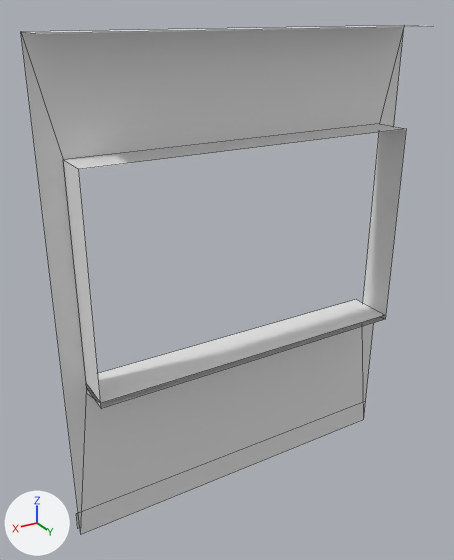
Two versions of the FBX model Assets/Models/Layout/WallWindowFrame.fbx, one commit apart.
Before and after are seen from a camera (50 mm lens) standing at (12.65, 2.4, 2.58) and looking at (11.09, -0.2, 1.28). The lights are fixed; the arrows at lower left show +X, +Y and +Z. Mesh edges are drawn as thin lines. Where no turn or scale is listed for an object, it has been applied to the vertices.

The older version as bpy lines, for what is in view:
```python
me_wallwindowframe = bpy.data.meshes.new('WallWindowFrame')
me_wallwindowframe.from_pydata(...)  # 26 vertices, 15 faces; spans x -1.0..1.0, y -0.26..0.0, z 0.0..2.5
ob_wallwindowframe = bpy.data.objects.new('WallWindowFrame', me_wallwindowframe)
ob_wallwindowframe.location = (11.0, 0.0, 0.0)
```
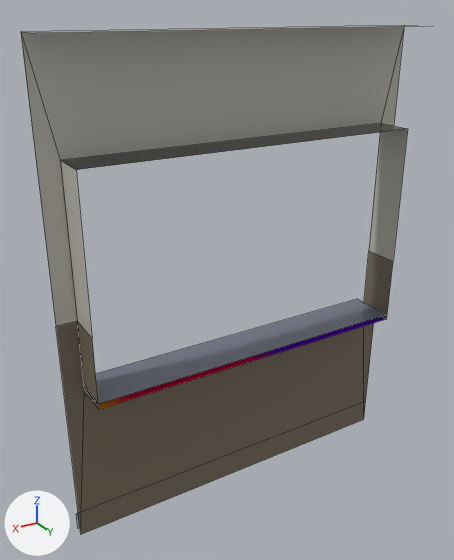
Location of each change, (x1, y1, x2, y2) in pixels of the pictures (454 x 560 px):
```json
{"part": 1, "of": "me_wallwindowframe", "change": "built on", "before": [21, 28, 406, 531], "after": [21, 28, 408, 531]}
{"part": 2, "of": "me_wallwindowframe", "change": "recoloured", "before": [21, 25, 419, 534], "after": [21, 25, 419, 534]}
```

Scene script edits in JSON lines:
```json
{"op": "add", "block": "img_palette_png", "code": ["img_palette_png = load_image('palette.png', '../../Textures/palette.png', 64, 64, 'sRGB')"]}
{"op": "add", "block": "mat_matslot", "code": ["mat_matslot = principled_material('MatSlot')", "mat_matslot.texture = img_palette_png", "mat_matslot.roughness = 0.0"]}
{"block": "me_wallwindowframe", "where": "# used by ob_wallwindowframe; location = (11.0, 0.0, 0.0)"}
{"op": "remove", "block": "me_wallwindowframe", "code": "me_wallwindowframe.from_pydata(...)  # 26 vertices, 15 faces; spans x -1.0..1.0, y -0.26..0.0, z 0.0..2.5"}
{"op": "add", "block": "me_wallwindowframe", "code": "me_wallwindowframe.from_pydata(...)  # 32 vertices, 19 faces; spans x -1.0..1.0, y -0.26..0.0, z 0.0..2.5"}
{"block": "me_wallwindowframe", "change": "me_wallwindowframe part 1"}
{"block": "me_wallwindowframe", "change": "4 faces are deleted"}
{"block": "me_wallwindowframe", "change": "7 vertices in x -0.89, y -0.26..0.0, z 0.83..2.0 move by (-0.01, 0.0, 0.0)"}
{"block": "me_wallwindowframe", "change": "7 vertices in x 0.89, y -0.26..0.0, z 0.83..2.0 move by (0.01, 0.0, 0.0)"}
{"block": "me_wallwindowframe", "change": "6 vertices are added at (-0.9, -0.2, 1.25), (-0.9, 0.0, 1.25), (0.9, -0.2, 1.25), (0.9, 0.0, 1.25), (-1.0, -0.2, 1.25), (1.0, -0.2, 1.25)"}
{"block": "me_wallwindowframe", "change": "8 new faces join them"}
{"block": "me_wallwindowframe", "change": "me_wallwindowframe part 2: 11 faces spanning x -1.0..1.0, y -0.26..0.0, z 0.0..2.5 switch from no material to mat_matslot (picture img_palette_png)"}
```
